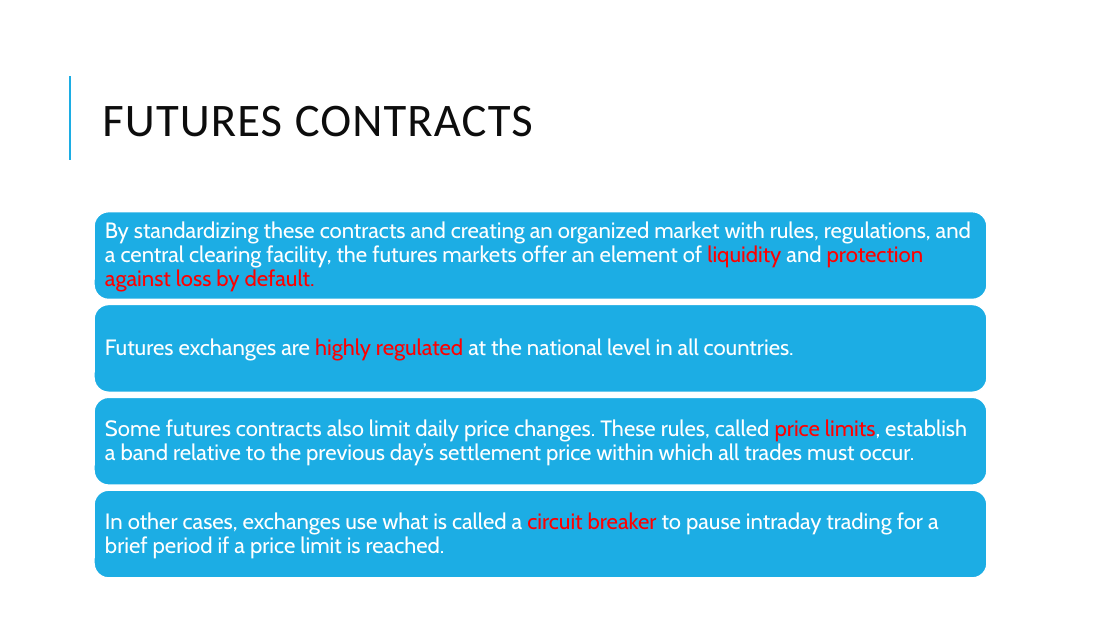
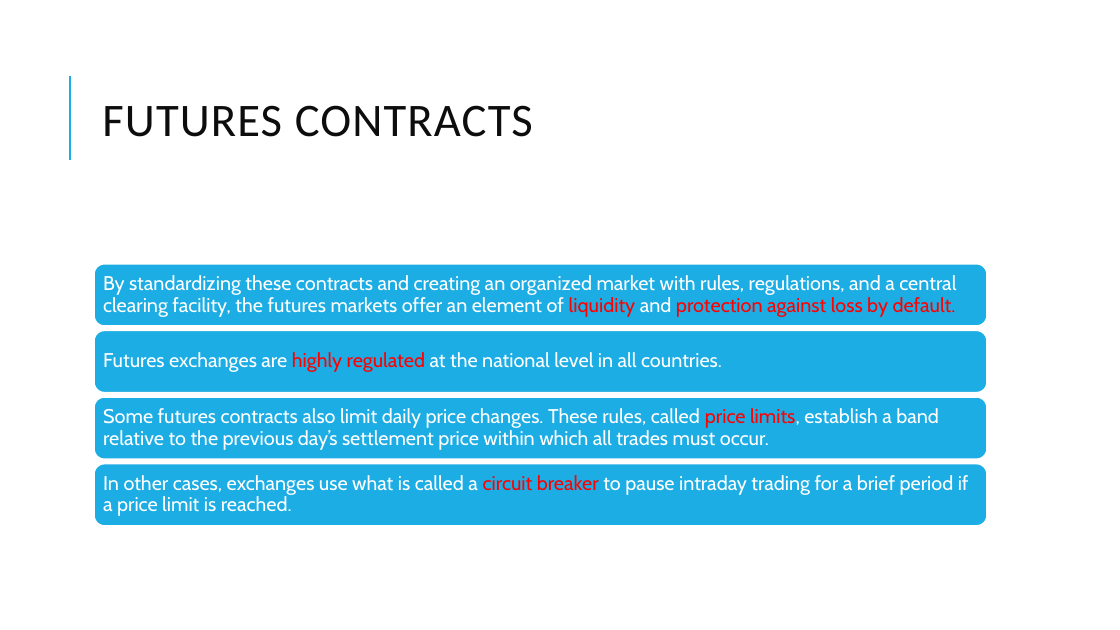
Before and after one commit to Isco0530/data, a slide deck: slide 14 of Derivatives.pptx. Drawn at 1120x630 pixels with LibreOffice and Linux fonts; fonts in the diff are those of the drawing. Boxes give left, top, right and bottom in pixels: in the first picture for what was removed or moved away, otherwise in the second. Text is boxed around its words. In the diff, an @@ line names an element or a change of style, - is before the commit and + after.

```diff
--- a/Derivatives.pptx
+++ b/Derivatives.pptx
@@ rounded rectangle: place and size @@
-rounded rectangle at bbox=[94, 212, 987, 300]
+rounded rectangle at bbox=[94, 264, 987, 326]
@@ size 19 to 17 pt in 4 elements at bbox=[103, 352, 722, 372], bbox=[103, 408, 939, 450], bbox=[103, 475, 969, 516], bbox=[103, 275, 956, 317] @@
@@ text "By standardizing these contracts and ...": place and size @@
-text "By standardizing these contracts and ..." at bbox=[105, 221, 971, 292]
+text "By standardizing these contracts and ..." at bbox=[103, 275, 956, 317]
@@ rounded rectangle: place and size @@
-rounded rectangle at bbox=[94, 304, 987, 392]
+rounded rectangle at bbox=[94, 330, 987, 392]
@@ text "Futures exchanges are highly regulated ...": place and size @@
-text "Futures exchanges are highly regulated ..." at bbox=[105, 338, 794, 361]
+text "Futures exchanges are highly regulated ..." at bbox=[103, 352, 722, 372]
@@ rounded rectangle: place and size @@
-rounded rectangle at bbox=[94, 397, 987, 486]
+rounded rectangle at bbox=[94, 397, 987, 460]
@@ rounded rectangle: place and size @@
-rounded rectangle at bbox=[94, 491, 987, 579]
+rounded rectangle at bbox=[94, 464, 987, 526]
@@ text "In other cases, exchanges use ...": place and size @@
-text "In other cases, exchanges use ..." at bbox=[105, 512, 939, 559]
+text "In other cases, exchanges use ..." at bbox=[103, 475, 969, 516]
```
Also in this commit, not shown: 6 other slides changed, 1 other file.
